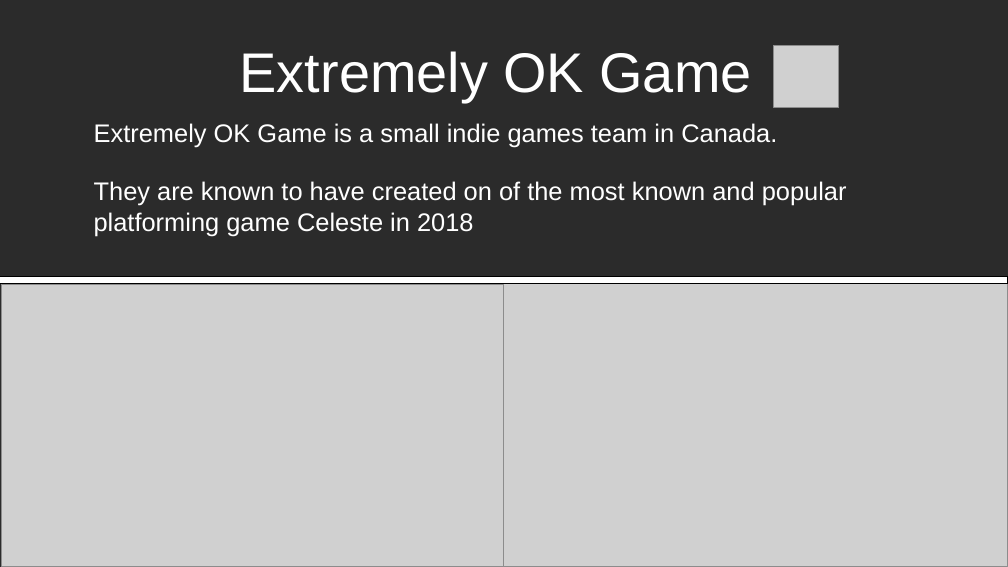
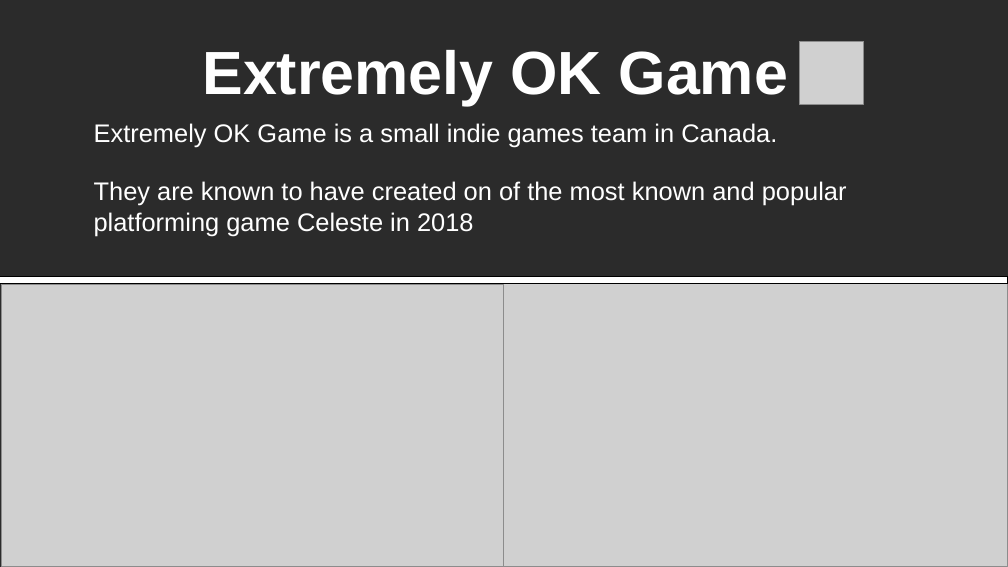
Before and after one commit to Gabi-Zar/The-Last-Aborigene, a slide deck: slide 3 of assets/diapo/diapo.odp. Drawn at 1008x567 pixels with LibreOffice and Linux fonts; fonts in the diff are those of the drawing; grey boxes stand for pictures; background and template pictures are left out; a plain dark background stands for a picture behind light text. Boxes give left, top, right and bottom in pixels: in the first picture for what was removed or moved away, otherwise in the second. Text is boxed around its words. In the diff, an @@ line names an element or a change of style, - is before the commit and + after.

```diff
--- a/assets/diapo/diapo.odp
+++ b/assets/diapo/diapo.odp
@@ title "Extremely OK Game" at [202, 50, 788, 105]: size 44 to 48 pt, bold on @@
@@ picture: place and size @@
-picture at [774, 45, 839, 108]
+picture at [799, 41, 864, 104]
```
Also in this commit, not shown: 5 other slides changed, 5 slides added, 2 other files.
